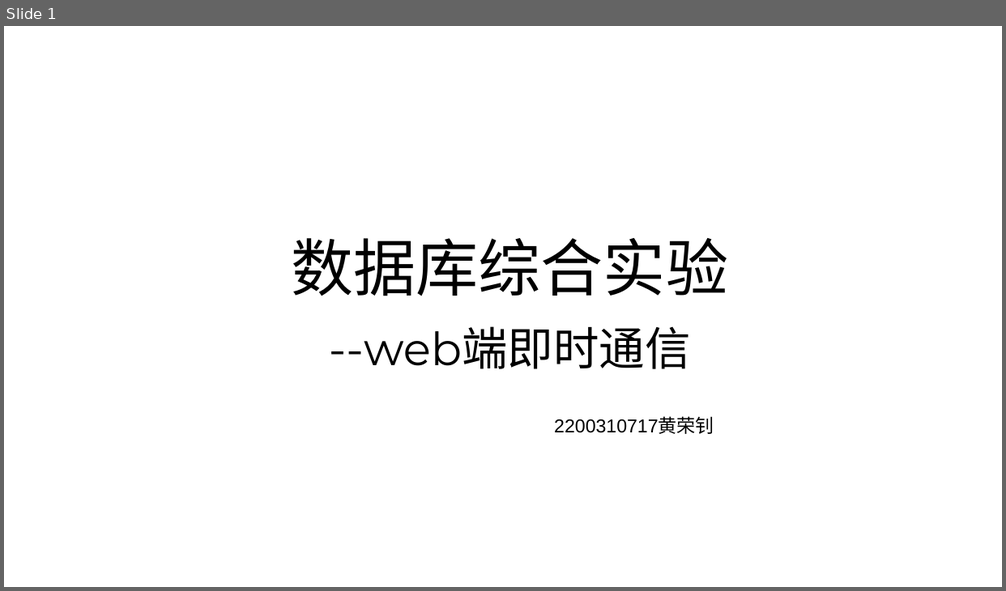
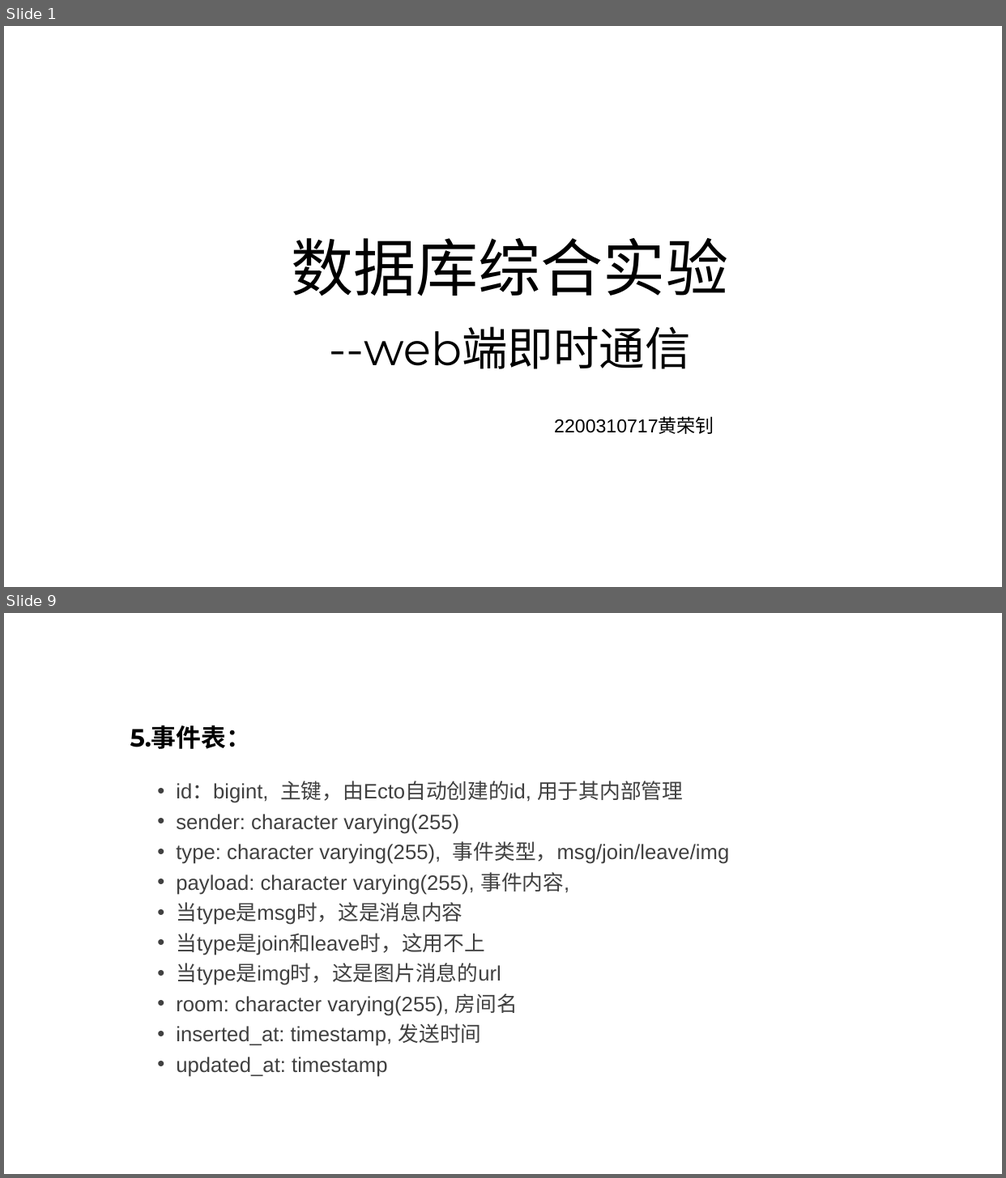
Before and after one commit to Finlifin/database_final, a slide deck: 数据库综合实验.pptx. Shown one above the other, each under a label of ours: slide 1 before the commit, slides 1 and 9 after it; the slides between them are not shown. The pictures are 1006x591 and 1006x1178 pixels, drawn with LibreOffice and Linux fonts; fonts in the diff are those of the drawing. Boxes give left, top, right and bottom in pixels: in the first picture for what was removed or moved away, otherwise in the second. Text is boxed around its words. In the diff, an @@ line names an element or a change of style, - is before the commit and + after.

```diff
--- a/数据库综合实验.pptx
+++ b/数据库综合实验.pptx
@@ slide 9 added at [4, 613, 1002, 1174], background #FFFFFF @@
@@ title added at [130, 725, 252, 749], 24 pt, text #000000, bold @@
+5.事件表：
@@ text added at [176, 781, 729, 1077], 20 pt, text #404040 @@
+• id：bigint, 主键，由Ecto自动创建的id, 用于其内部管理
+• sender: character varying(255)
+• type: character varying(255), 事件类型，msg/join/leave/img
+• payload: character varying(255), 事件内容,
+• 当type是msg时，这是消息内容
+• 当type是join和leave时，这用不上
+• 当type是img时，这是图片消息的url
+• room: character varying(255), 房间名
+• inserted_at: timestamp, 发送时间
+• updated_at: timestamp
```
Also in this commit, not shown: 2 slides changed, 8 other slides added, 5 other files.
